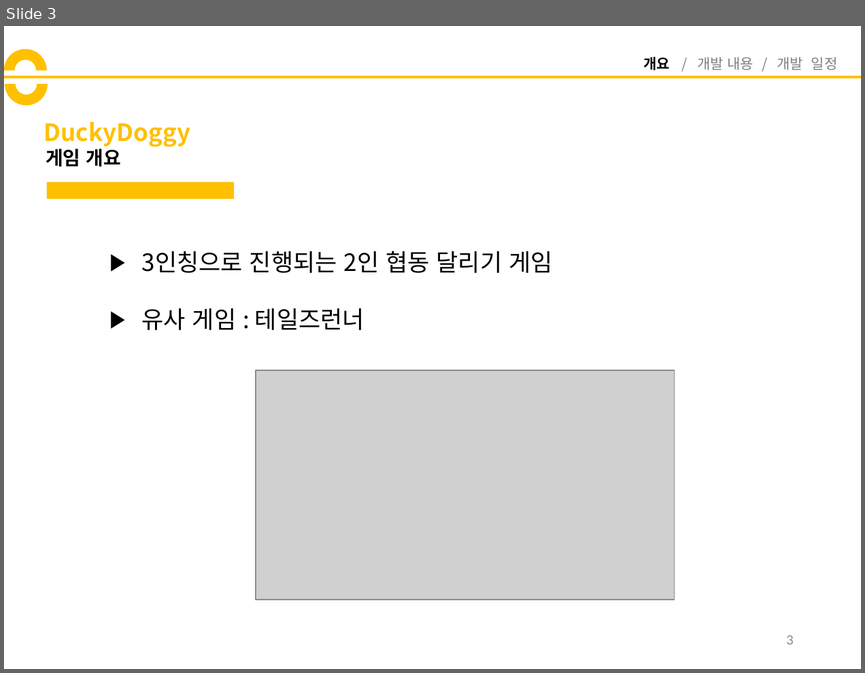
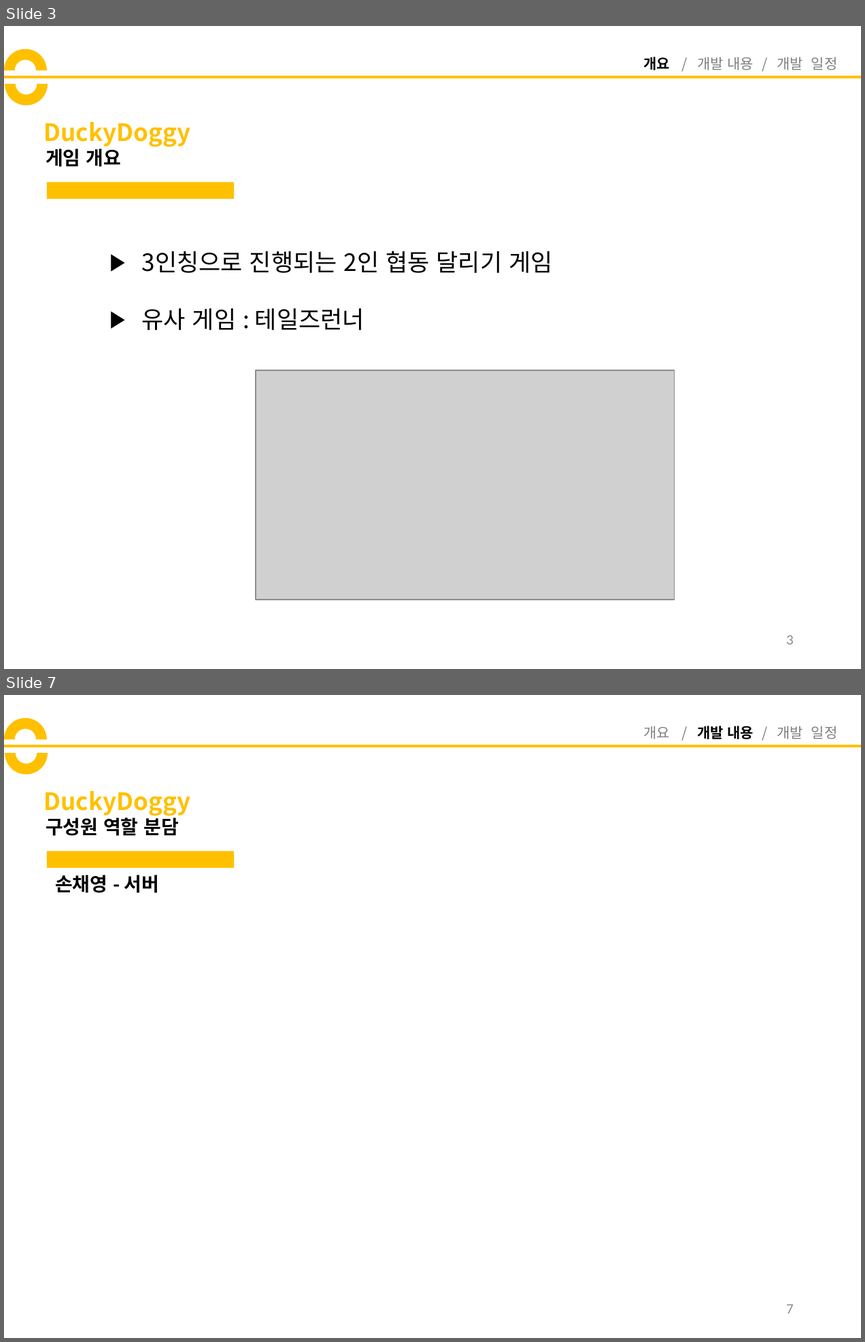
Before and after one commit to codnsj81/HuffAndPuff, a slide deck: 기획 문서/DuckyDoggy_중간발표.pptx. Shown one above the other, each under a label of ours: slide 3 before the commit, slides 3 and 7 after it; the slides between them are not shown. The pictures are 865x673 and 865x1342 pixels, drawn with LibreOffice and Linux fonts; fonts in the diff are those of the drawing; grey boxes stand for pictures. Boxes give left, top, right and bottom in pixels: in the first picture for what was removed or moved away, otherwise in the second. Text is boxed around its words. In the diff, an @@ line names an element or a change of style, - is before the commit and + after.

Commit message:
역할분담, 문제점, 계획 추가해주세요!

```diff
--- a/기획 문서/DuckyDoggy_중간발표.pptx
+++ b/기획 문서/DuckyDoggy_중간발표.pptx
@@ slide 7 added at (4,695,861,1338), background #FFFFFF @@
@@ arch (boxed as its full ring) added at (4,718,47,761), fill #FFC000 @@
@@ arch (boxed as its full ring) added at (5,732,48,775), fill #FFC000 @@
@@ text added at (644,726,838,739), 12 pt, text #808080 @@
+개요 / 개발 내용 / 개발 일정
@@ line added from (4, 745) to (861, 745), #FFC000 2.25 pt @@
@@ title added at (43,791,190,816), 20 pt, text #FFC000, bold @@
+DuckyDoggy
@@ text added at (45,815,178,836), 16 pt, text #000000, bold @@
+구성원 역할 분담
@@ rectangle added at (47,851,235,867), fill #FFC000 @@
@@ text added at (55,875,159,893), 16 pt, text #000000, bold @@
+손채영 - 서버
@@ page number added at (786,1304,793,1313), 12 pt, text #8C8C8C @@
+7
```
Also in this commit, not shown: 4 slides changed, 7 other slides added.
